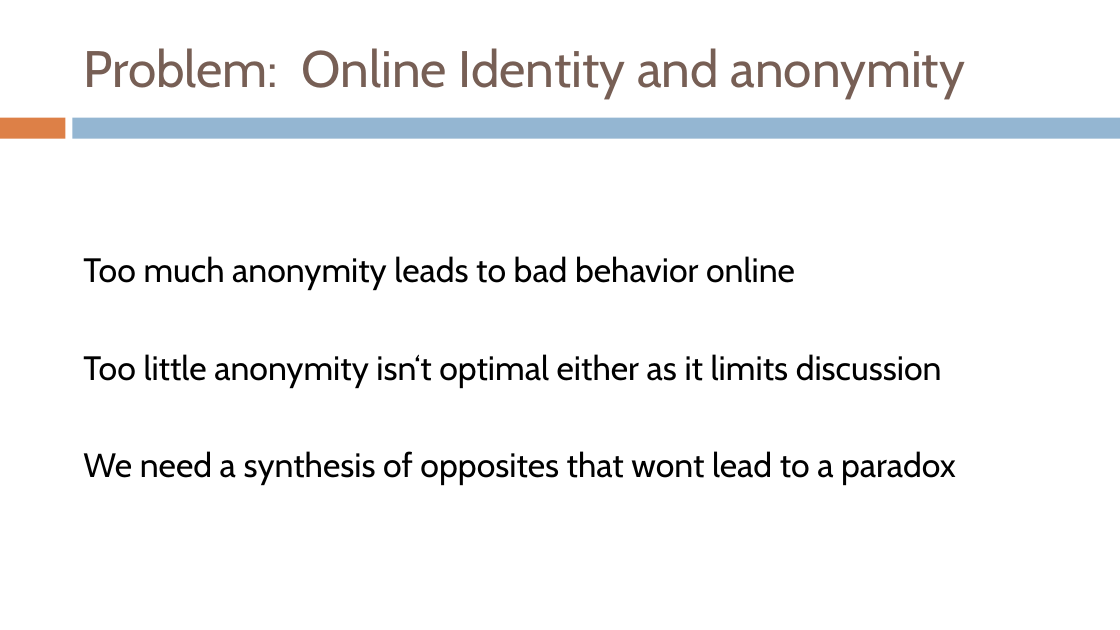
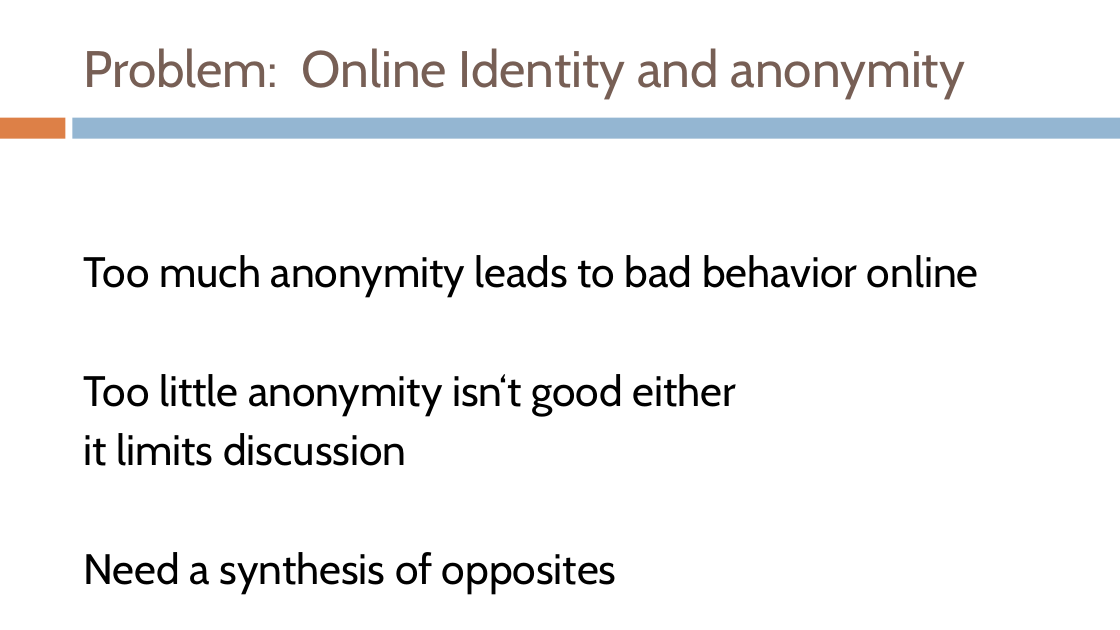
Before and after one commit to TetraPlex-org/central, a slide deck: slide 3 of TetraPlex deck 0.51.pptx. Drawn at 1120x630 pixels with LibreOffice and Linux fonts; fonts in the diff are those of the drawing. Boxes give left, top, right and bottom in pixels: in the first picture for what was removed or moved away, otherwise in the second. Text is boxed around its words. In the diff, an @@ line names an element or a change of style, - is before the commit and + after.

Commit message:
Add files via upload
larger font

```diff
--- a/TetraPlex deck 0.51.pptx
+++ b/TetraPlex deck 0.51.pptx
@@ text at (x1=83, y1=255, x2=979, y2=297): size 29 to 36.5 pt in "Too much anonymity leads to bad behavior ..." @@
@@ text at (x1=83, y1=374, x2=736, y2=594): text changed; size 29 to 36.5 pt @@
-Too little anonymity isn‘t optimal either as it limits discussion
-We need a synthesis of opposites that wont lead to a paradox
+Too little anonymity isn‘t good either
+it limits discussion
+Need a synthesis of opposites
```
Also in this commit, not shown: 10 other slides changed.
